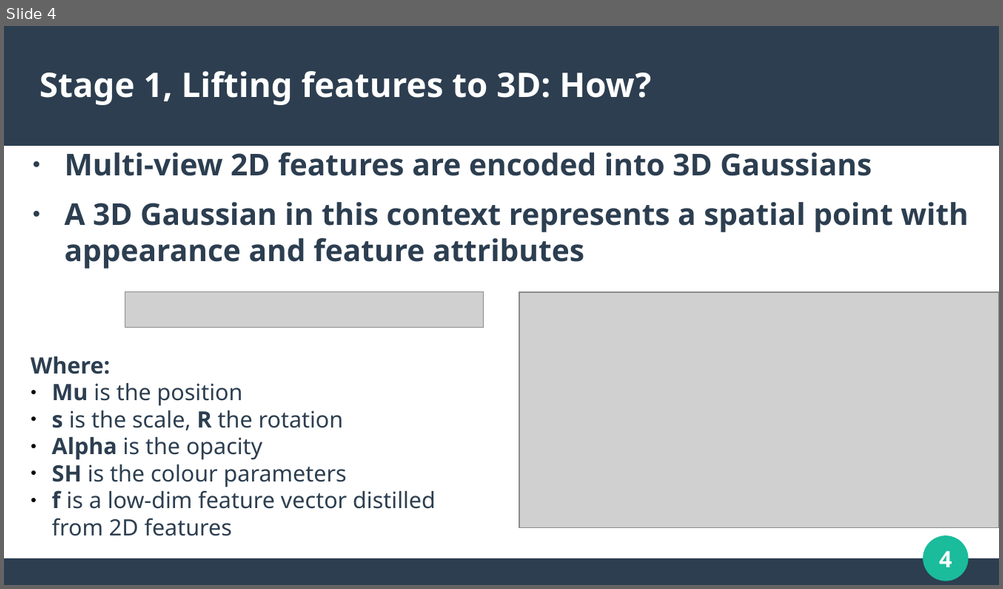
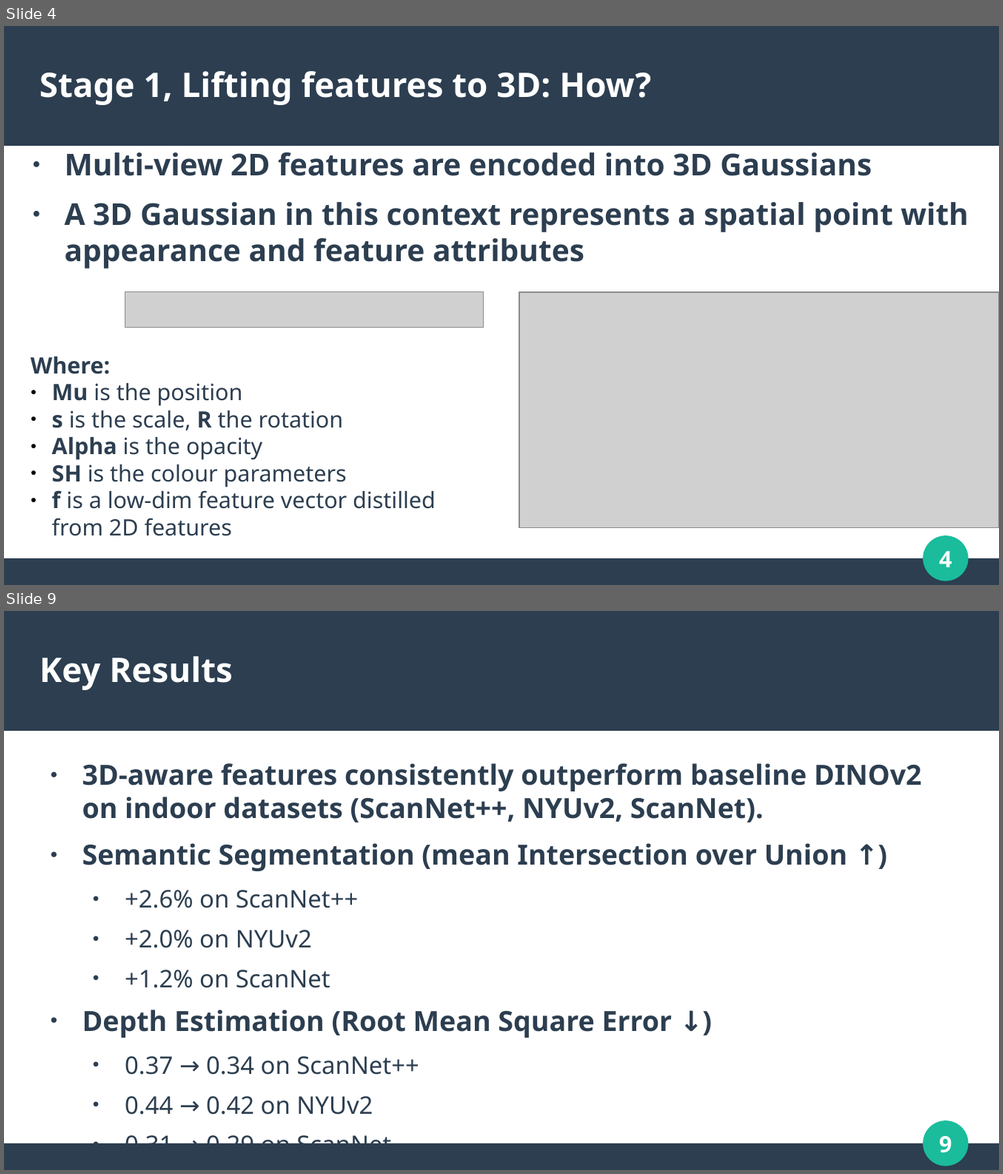
Before and after one commit to LuigiBrosNin/UNI, a slide deck: Master first year/Computer vision/cv_presentation.odp. Shown one above the other, each under a label of ours: slide 4 before the commit, slides 4 and 9 after it; the slides between them are not shown. The pictures are 1003x589 and 1003x1174 pixels, drawn with LibreOffice and Linux fonts; fonts in the diff are those of the drawing; grey boxes stand for pictures. Boxes give left, top, right and bottom in pixels: in the first picture for what was removed or moved away, otherwise in the second. Text is boxed around its words. In the diff, an @@ line names an element or a change of style, - is before the commit and + after.

```diff
--- a/Master first year/Computer vision/cv_presentation.odp
+++ b/Master first year/Computer vision/cv_presentation.odp
@@ slide 9 added at box(4, 611, 999, 1170), background #FFFFFF; not listed: 4 template elements that a slide beside it also shows @@
@@ title added at box(40, 656, 233, 690), 27 pt, text #FFFFFF, bold @@
+Key Results
@@ text added at box(82, 763, 922, 1144), 22.2 pt, text #2C3E50, bold @@
+● 3D-aware features consistently outperform baseline DINOv2 on indoor datasets (ScanNet++, NYUv2, ScanNet).
+● Semantic Segmentation (mean Intersection over Union ↑)
+  • +2.6% on ScanNet++
+  • +2.0% on NYUv2
+  • +1.2% on ScanNet
+● Depth Estimation (Root Mean Square Error ↓)
+  • 0.37 → 0.34 on ScanNet++
+  • 0.44 → 0.42 on NYUv2
+  • 0.31 → 0.29 on ScanNet
```
Also in this commit, not shown: 1 slide changed, 3 other slides added, 2 other files.
